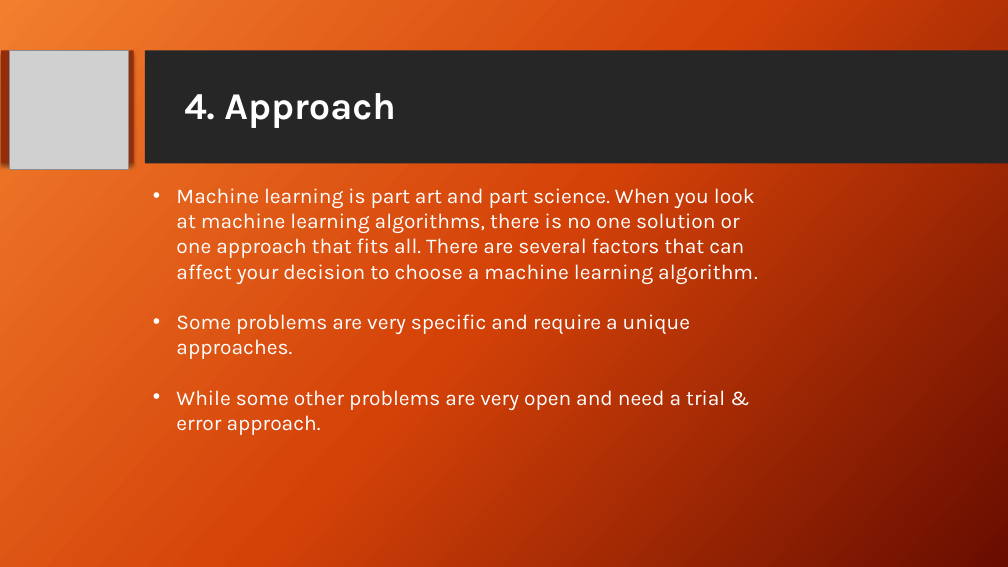
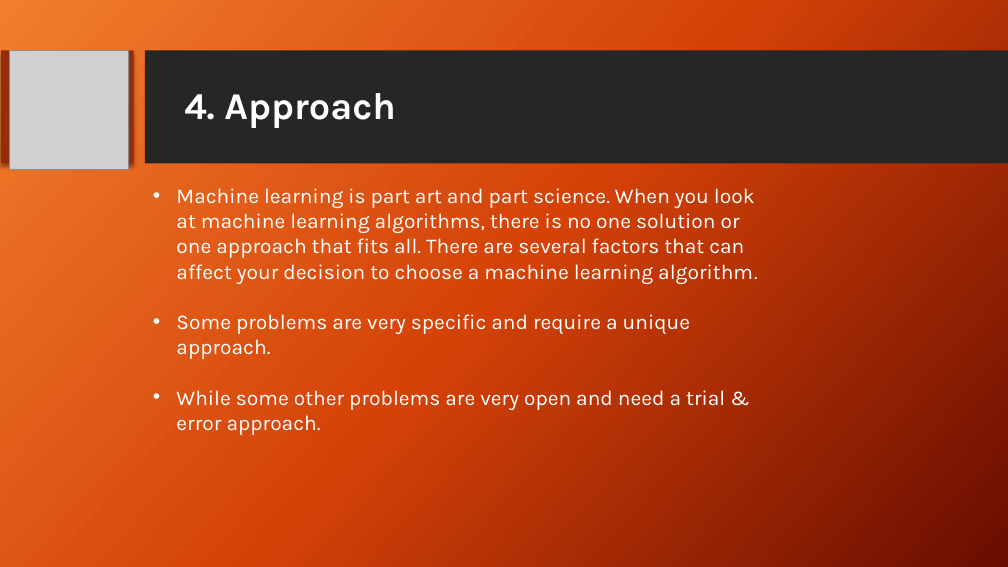
Before and after one commit to ItProject1920/data-science-project, a slide deck: slide 10 of Project Review FINAL.pptx. Drawn at 1008x567 pixels with LibreOffice and Linux fonts; fonts in the diff are those of the drawing; grey boxes stand for pictures; background and template pictures are left out. Boxes give left, top, right and bottom in pixels: in the first picture for what was removed or moved away, otherwise in the second. Text is boxed around its words. In the diff, an @@ line names an element or a change of style, - is before the commit and + after.

```diff
--- a/Project Review FINAL.pptx
+++ b/Project Review FINAL.pptx
@@ text at bbox=[176, 314, 690, 359]: text changed @@
-• Some problems are very specific and require a unique approaches.
+• Some problems are very specific and require a unique approach.
```
Also in this commit, not shown: 8 other slides changed.
